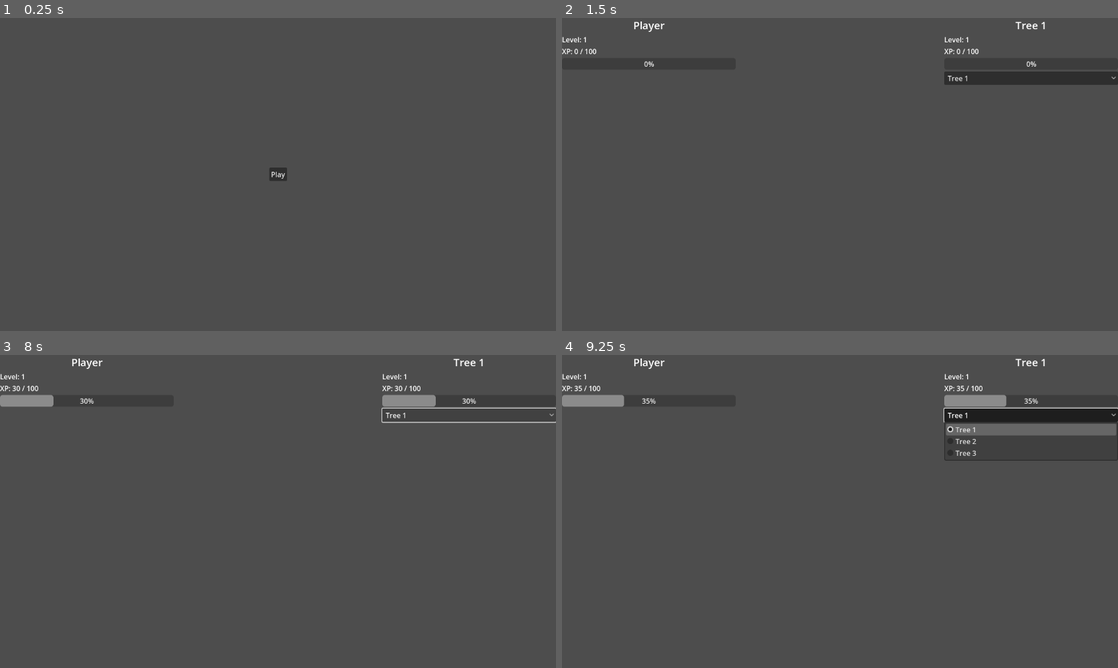
Above: before the commit, frames 1-4 (two rows, left to right).
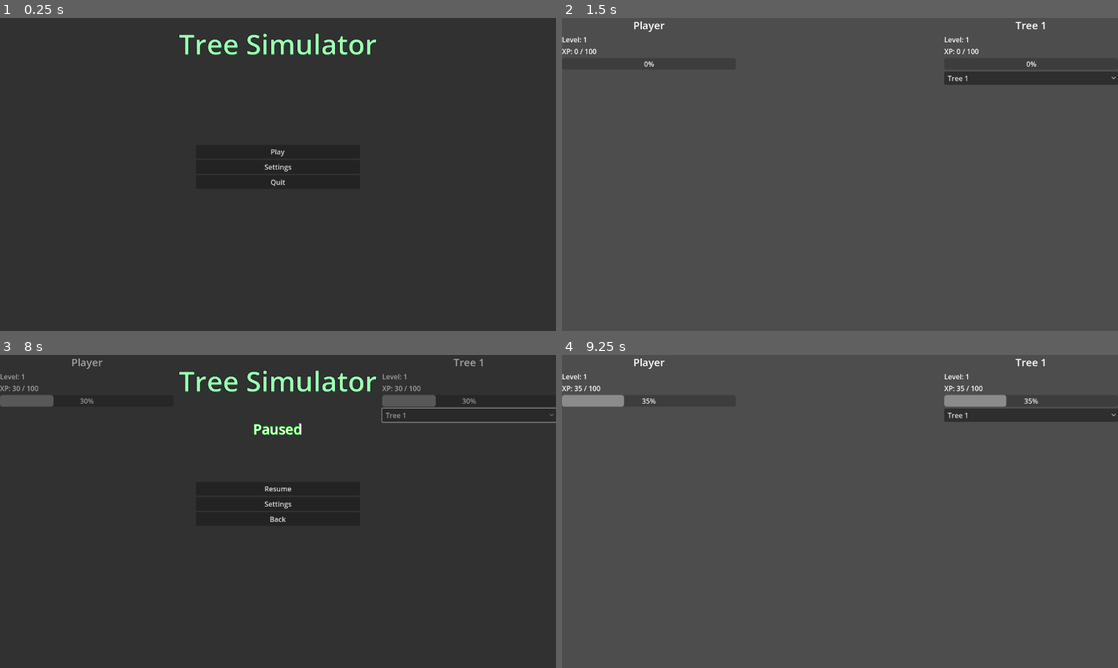
Above: after the commit, the same moments.

Repository: Mangito/Tree-Simulator
Game: Godot game, scene res://scenes/start_menu/start_menu.tscn
The game is run twice, just before and just after one commit, with the same random seed, the same clock (stepped at 60 frames per second) and the same inputs. Before the commit the project starts from res://menus/main_menu.tscn.
Inputs (mouse positions are in pixels of both pictures, inside the frame that each line leads up to):
- Up to frame 1 (0.25 s): no input
- Up to frame 2 (1.5 s): click (840, 168) at 0.5 s, where only the run after the commit has a clickable "Settings"; click "Play" at 1.25 s
- Up to frame 3 (8 s): click "Tree 1" at 2 s; click "Tree 1" at 2.75 s; click "Tree 1" at 3.5 s; tap Enter at 4.25, 5.75 s; tap Space at 5, 7.25 s; tap Escape (ui_cancel) at 7.9 s
- Up to frame 4 (9.25 s): click (840, 489) at 8 s, where only the run after the commit has a clickable "Resume"; tap Enter at 8.75 s

The runs differ from the first frame. In frame 1, 100% of the frame differs, in the area x 0-100%, y 0-100%; in frame 2, nothing differs; in frame 3, 97%; in frame 4, 1.5%.

Commit message:
feat(#11): Created Menu scene for game and StartMenu scenes

Diff:
--- a/menus/main_menu.gd
+++ /dev/null
@@ -1,5 +0,0 @@
-extends Control
-
-
-func _on_play_button_pressed() -> void:
-	get_tree().change_scene_to_file("res://scenes/game/game.tscn")
--- a/menus/main_menu.tscn
+++ /dev/null
@@ -1,32 +0,0 @@
-[gd_scene load_steps=2 format=3 uid="uid://g3e0eodhl7xl"]
-
-[ext_resource type="Script" path="res://menus/main_menu.gd" id="1_tdhva"]
-
-[node name="MainMenu" type="Control"]
-layout_mode = 3
-anchors_preset = 15
-anchor_right = 1.0
-anchor_bottom = 1.0
-grow_horizontal = 2
-grow_vertical = 2
-script = ExtResource("1_tdhva")
-
-[node name="CenterContainer" type="CenterContainer" parent="."]
-layout_mode = 1
-anchors_preset = 8
-anchor_left = 0.5
-anchor_top = 0.5
-anchor_right = 0.5
-anchor_bottom = 0.5
-offset_left = -20.5
-offset_top = -20.0
-offset_right = 20.5
-offset_bottom = 20.0
-grow_horizontal = 2
-grow_vertical = 2
-
-[node name="PlayButton" type="Button" parent="CenterContainer"]
-layout_mode = 2
-text = "Play"
-
-[connection signal="pressed" from="CenterContainer/PlayButton" to="." method="_on_play_button_pressed"]
--- /dev/null
+++ b/menus/menu.gd
@@ -0,0 +1,47 @@
+extends CanvasLayer
+
+var isInGame: bool = false
+
+func setIsInGame(value: bool = false) -> void:
+	isInGame = value
+
+	# Visible on Main Menu
+	$ButtonsContainer/PlayButton.visible = !isInGame
+	$ButtonsContainer/QuitButton.visible = !isInGame
+
+	# Visible on game scene
+	$ButtonsContainer/ResumeButton.visible = isInGame
+	$ButtonsContainer/BackButton.visible = isInGame
+	$PausedLabel.visible = isInGame
+
+func _ready() -> void:
+	setIsInGame()
+
+func _input(event):
+	if event.is_action_released("ui_cancel") and isInGame:
+		if get_tree().paused: _resume()
+		else: _pause()
+
+func _pause() -> void:
+	get_tree().paused = true
+	visible = true
+
+func _resume() -> void:
+	get_tree().paused = false
+	visible = false
+
+func _on_play_button_pressed() -> void:
+	get_tree().change_scene_to_file("res://scenes/game/game.tscn")
+
+func _on_resume_button_pressed() -> void:
+	_resume()
+
+func _on_settings_button_pressed() -> void:
+	print("Settings")
+
+func _on_back_button_pressed() -> void:
+	get_tree().paused = false
+	get_tree().change_scene_to_file("res://scenes/start_menu/start_menu.tscn")
+
+func _on_quit_button_pressed() -> void:
+	get_tree().quit()
--- /dev/null
+++ b/menus/menu.tscn
@@ -0,0 +1,91 @@
+[gd_scene load_steps=4 format=3 uid="uid://g3e0eodhl7xl"]
+
+[ext_resource type="Script" path="res://menus/menu.gd" id="1_uyh0y"]
+
+[sub_resource type="LabelSettings" id="LabelSettings_mv1id"]
+font_size = 64
+font_color = Color(0.615686, 1, 0.717647, 1)
+outline_size = 4
+outline_color = Color(0, 0, 0, 1)
+shadow_color = Color(0, 0.956863, 0, 0.431373)
+
+[sub_resource type="LabelSettings" id="LabelSettings_s5kro"]
+font_size = 32
+outline_size = 2
+outline_color = Color(0, 1, 0, 1)
+shadow_color = Color(0, 1, 0, 1)
+shadow_offset = Vector2(-1, -1)
+
+[node name="Menu" type="CanvasLayer"]
+process_mode = 3
+editor_description = "Menu scene for \"Game\" and \"StartMenu\" scenes"
+script = ExtResource("1_uyh0y")
+
+[node name="Background" type="ColorRect" parent="."]
+anchors_preset = 15
+anchor_right = 1.0
+anchor_bottom = 1.0
+grow_horizontal = 2
+grow_vertical = 2
+color = Color(0, 0, 0, 0.364706)
+
+[node name="Title" type="Label" parent="."]
+anchors_preset = 10
+anchor_right = 1.0
+offset_bottom = 118.0
+grow_horizontal = 2
+text = "Tree Simulator"
+label_settings = SubResource("LabelSettings_mv1id")
+horizontal_alignment = 1
+vertical_alignment = 1
+
+[node name="PausedLabel" type="Label" parent="."]
+visible = false
+anchors_preset = 10
+anchor_right = 1.0
+offset_top = 112.0
+offset_bottom = 230.0
+grow_horizontal = 2
+text = "Paused"
+label_settings = SubResource("LabelSettings_s5kro")
+horizontal_alignment = 1
+vertical_alignment = 1
+
+[node name="ButtonsContainer" type="VBoxContainer" parent="."]
+anchors_preset = 8
+anchor_left = 0.5
+anchor_top = 0.5
+anchor_right = 0.5
+anchor_bottom = 0.5
+offset_left = -189.0
+offset_top = -68.0
+offset_right = 189.0
+offset_bottom = 68.0
+grow_horizontal = 2
+grow_vertical = 2
+
+[node name="PlayButton" type="Button" parent="ButtonsContainer"]
+layout_mode = 2
+text = "Play"
+
+[node name="ResumeButton" type="Button" parent="ButtonsContainer"]
+layout_mode = 2
+text = "Resume"
+
+[node name="SettingsButton" type="Button" parent="ButtonsContainer"]
+layout_mode = 2
+text = "Settings"
+
+[node name="BackButton" type="Button" parent="ButtonsContainer"]
+layout_mode = 2
+text = "Back"
+
+[node name="QuitButton" type="Button" parent="ButtonsContainer"]
+layout_mode = 2
+text = "Quit"
+
+[connection signal="pressed" from="ButtonsContainer/PlayButton" to="." method="_on_play_button_pressed"]
+[connection signal="pressed" from="ButtonsContainer/ResumeButton" to="." method="_on_resume_button_pressed"]
+[connection signal="pressed" from="ButtonsContainer/SettingsButton" to="." method="_on_settings_button_pressed"]
+[connection signal="pressed" from="ButtonsContainer/BackButton" to="." method="_on_back_button_pressed"]
+[connection signal="pressed" from="ButtonsContainer/QuitButton" to="." method="_on_quit_button_pressed"]
--- a/project.godot
+++ b/project.godot
@@ -11,7 +11,7 @@
 [application]
 
 config/name="Tree Simulator"
-run/main_scene="res://menus/main_menu.tscn"
+run/main_scene="res://scenes/start_menu/start_menu.tscn"
 config/features=PackedStringArray("4.3", "Forward Plus")
 config/icon="res://icon.svg"
 
--- a/scenes/game/game.gd
+++ b/scenes/game/game.gd
@@ -1,5 +1,6 @@
 extends Node3D
 
+@onready var menu: CanvasLayer = $Menu
 @onready var player_level_status: VBoxContainer = $UI/PlayerLevelUI/PlayerLevelStatus
 @onready var tree_level_status: VBoxContainer = $UI/TreeLevelUI/LevelStatus
 @onready var tree_name: Label = $UI/TreeLevelUI/TreeName
@@ -8,6 +9,9 @@
 func _ready() -> void:
 	_update_ui()
 	_populate_option_button()
+
+	menu.visible = false
+	menu.setIsInGame(true)
 
 func _on_xp_timer_timeout() -> void:
 	PlayerLS.add_xp()
--- a/scenes/game/game.tscn
+++ b/scenes/game/game.tscn
@@ -1,7 +1,8 @@
-[gd_scene load_steps=3 format=3 uid="uid://dkufj4sv64avp"]
+[gd_scene load_steps=4 format=3 uid="uid://dkufj4sv64avp"]
 
 [ext_resource type="Script" path="res://scenes/game/game.gd" id="1_b8j6q"]
 [ext_resource type="PackedScene" uid="uid://2fuwpxsgv6ok" path="res://scenes/level_ui/level_ui.tscn" id="2_xnews"]
+[ext_resource type="PackedScene" uid="uid://g3e0eodhl7xl" path="res://menus/menu.tscn" id="3_gr4f4"]
 
 [node name="Game" type="Node3D"]
 script = ExtResource("1_b8j6q")
@@ -40,10 +41,12 @@
 
 [node name="TreeSelector" type="OptionButton" parent="UI/TreeLevelUI"]
 layout_mode = 2
-selected = 0
 
 [node name="XP_Timer" type="Timer" parent="."]
 autostart = true
 
+[node name="Menu" parent="." instance=ExtResource("3_gr4f4")]
+visible = false
+
 [connection signal="item_selected" from="UI/TreeLevelUI/TreeSelector" to="." method="_on_option_button_item_selected"]
 [connection signal="timeout" from="XP_Timer" to="." method="_on_xp_timer_timeout"]
--- /dev/null
+++ b/scenes/start_menu/start_menu.tscn
@@ -0,0 +1,7 @@
+[gd_scene load_steps=2 format=3 uid="uid://crg31x8k6vhsi"]
+
+[ext_resource type="PackedScene" uid="uid://g3e0eodhl7xl" path="res://menus/menu.tscn" id="1_duan6"]
+
+[node name="StartMenu" type="Node2D"]
+
+[node name="Menu" parent="." instance=ExtResource("1_duan6")]
